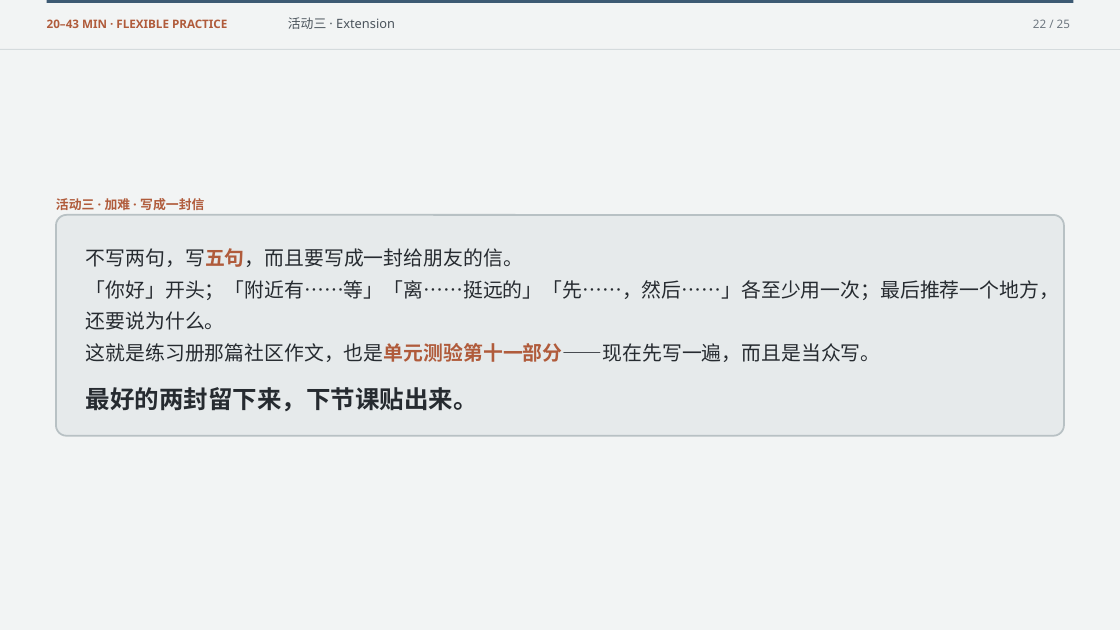
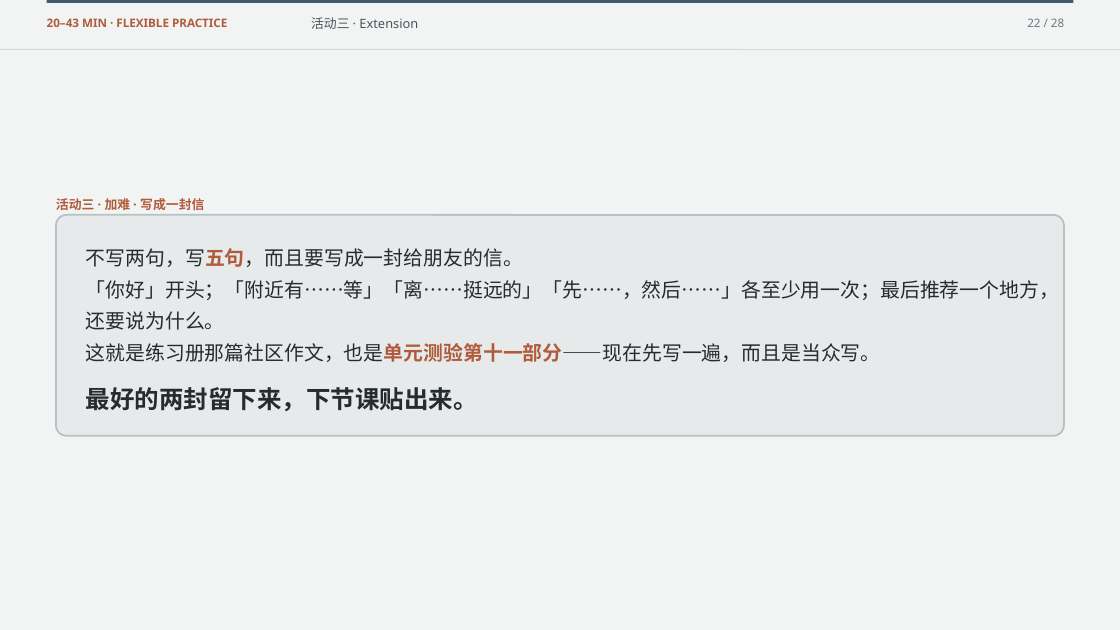
Before and after one commit to luojiahai/deck, a slide deck: slide 22 of index/designs/y8-l15/l6-my-neighbourhood/l6-my-neighbourhood.pptx. Drawn at 1120x630 pixels with LibreOffice and Linux fonts; fonts in the diff are those of the drawing. Boxes give left, top, right and bottom in pixels: in the first picture for what was removed or moved away, otherwise in the second. Text is boxed around its words. In the diff, an @@ line names an element or a change of style, - is before the commit and + after.

```diff
--- a/index/designs/y8-l15/l6-my-neighbourhood/l6-my-neighbourhood.pptx
+++ b/index/designs/y8-l15/l6-my-neighbourhood/l6-my-neighbourhood.pptx
@@ text "活动三 · Extension": place and size @@
-text "活动三 · Extension" at [288, 17, 395, 29]
+text "活动三 · Extension" at [311, 17, 418, 29]
@@ text at [1027, 18, 1064, 27]: text changed @@
-22 / 25
+22 / 28
```
Also in this commit, not shown: 24 other slides changed, 3 slides added, 49 other files.
